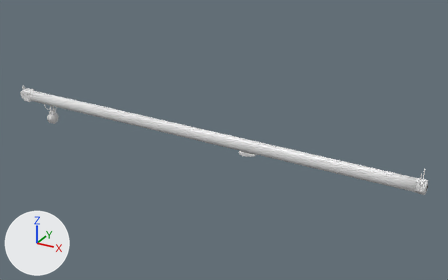
The FBX model Inputs/j22-hero/fbx/SM_J22H_Boom.fbx as it was, and as the next commit left it.
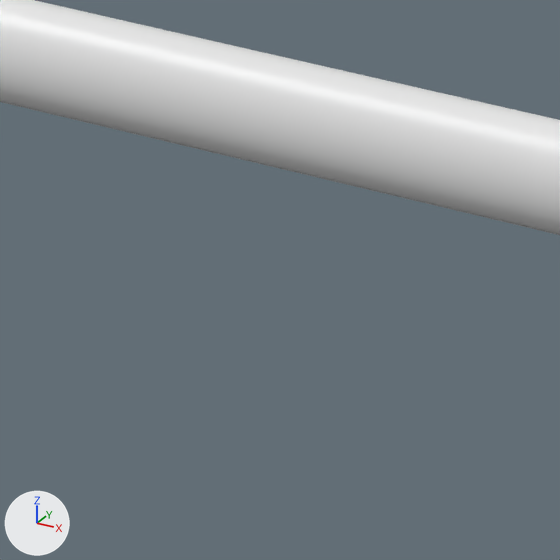
There are two pictures of each version: one whole from a camera (50 mm lens) standing at (0.38, -2.86, 1.44) and looking at (-1.24, 0.09, -0.03), one close up on the part from 64% to 80% of the width and 53% to 78% of the height. Lighting does not change. The marker at lower left points along +X, +Y and +Z. The older version's two pictures come first. Where no turn or scale is listed for an object, it has been applied to the vertices. Vertices at exactly the same position are counted once.

The first close-up shows 'SM_J22H_Boom'.
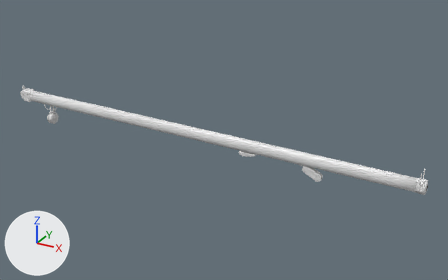
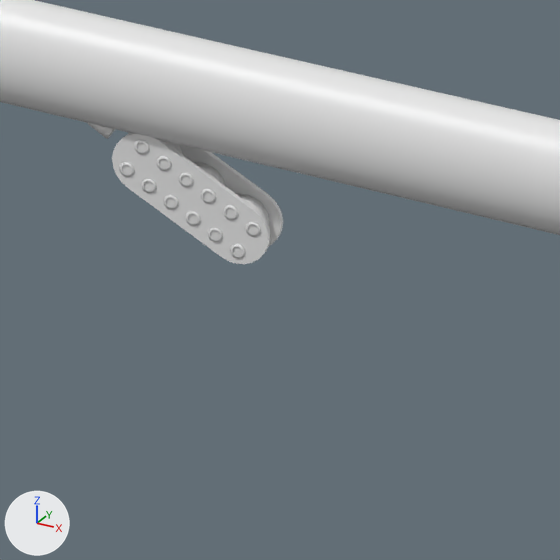
The change in detail:
me_sm_j22h_boom is used by ob_sm_j22h_boom; location (0.0, 0.0, 0.0).
me_sm_j22h_boom had 6340 vertices, 5906 faces and spanned x -2.75..-0.05, y -0.04..0.04, z -0.14..0.09.
me_sm_j22h_boom now has 8572 vertices, 7506 faces and spans x -2.75..-0.05, y -0.04..0.04, z -0.14..0.09.
me_sm_j22h_boom part 1: a new loose piece, a 20-sided cylinder along y spanning x -0.635..-0.601, y -0.008..0.008, z -0.097..-0.063, in mat_j22h_packmetal (white #e7e7e7).
me_sm_j22h_boom part 2: a new loose piece, a 20-sided cylinder along y spanning x -0.666..-0.632, y -0.008..0.008, z -0.081..-0.047, in mat_j22h_packmetal (white #e7e7e7).
me_sm_j22h_boom part 3: a new loose piece, a 20-sided cylinder along y spanning x -0.697..-0.663, y -0.008..0.008, z -0.065..-0.031, in mat_j22h_packmetal (white #e7e7e7).
me_sm_j22h_boom part 4: 1512 vertices added at x -0.73..-0.59, y -0.01..0.01, z -0.1..-0.02.
Other edits to the shape of me_sm_j22h_boom do not show in these pictures.

Location of each change, [x1, y1, x2, y2] in pixels of the close-ups (560 x 560 px):
'SM_J22H_Boom', reshaped
    before: [0, 0, 560, 235]
    after: [0, 0, 560, 264]
part 1 of me_sm_j22h_boom, added
    after: [237, 194, 269, 227]
part 2 of me_sm_j22h_boom, added (mostly hidden)
    after: [194, 162, 226, 186]
part 3 of me_sm_j22h_boom, added (mostly hidden)
    after: [165, 141, 183, 155]
part 4 of me_sm_j22h_boom, added
    after: [88, 123, 283, 264]
